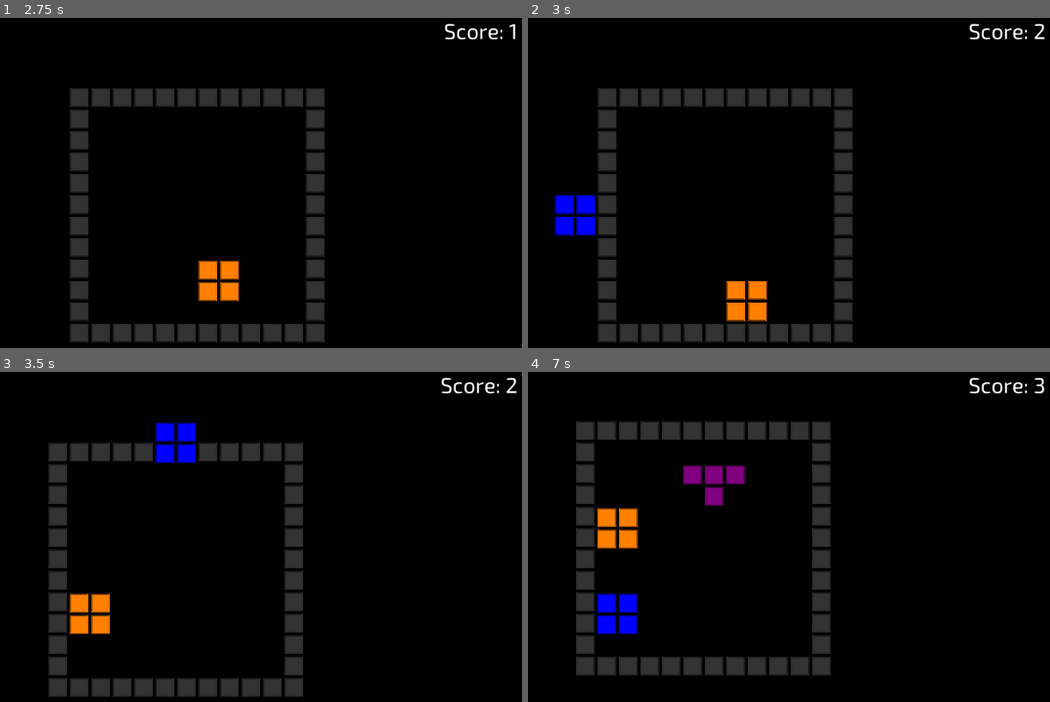
Above: before the commit, frames 1-4 (two rows, left to right).
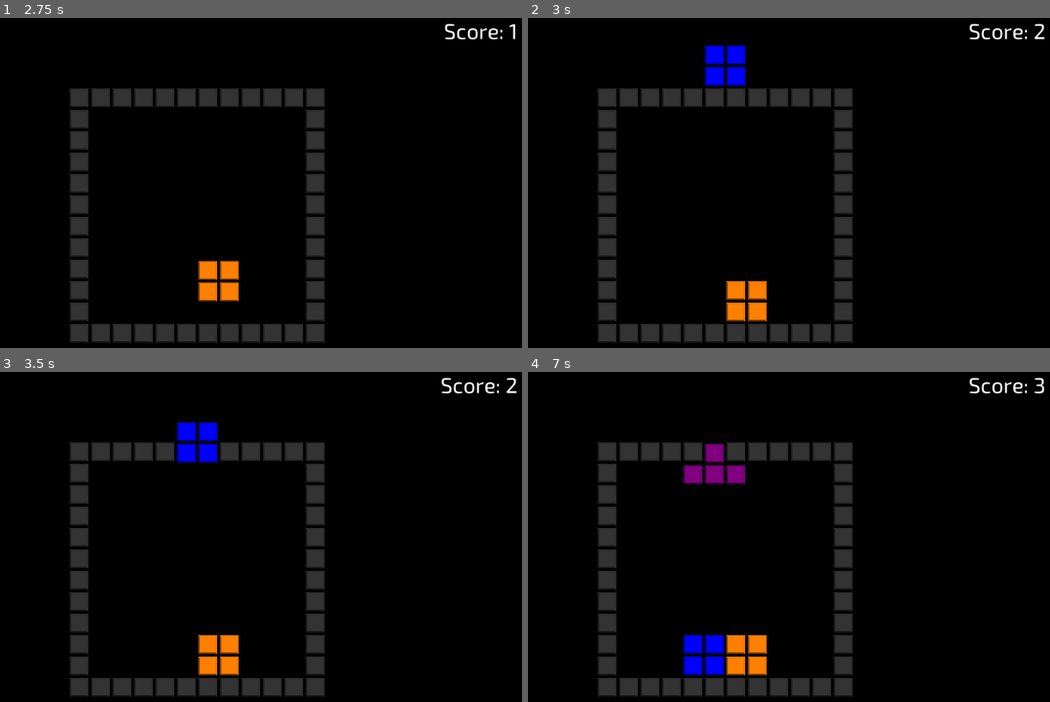
Above: after the commit, the same moments.

Repository: danielcannell/rotatris
Game: Godot game, scene res://Main.tscn
Two runs of this game, one before a commit and one after it. Both use one fixed random seed, a clock stepped at 60 frames per second and the inputs below.
Inputs:
- Up to frame 1 (2.75 s): hold Right (move_right) 0.53-1.28 s; tap Down (rotate_ccw) at 0.6, 2.1 s; hold Left (move_left) 1.28-2.03 s; tap Up (rotate_cw) at 1.35 s; hold Right (move_right) from 2.03 s (still down)
- Up to frame 2 (3 s): keep holding Right (move_right); tap Up (rotate_cw) at 2.85 s
- Up to frame 3 (3.5 s): keep holding Right (move_right)
- Up to frame 4 (7 s): release Right (move_right) at 3.53 s; hold Left (move_left) 3.53-5.78 s; tap Down (rotate_ccw) at 3.6, 5.1, 6.6 s; tap Up (rotate_cw) at 4.35, 5.85 s; hold Right (move_right) from 5.78 s (still down)

Frame 1 is identical in both runs. In frame 2, 1.7% of the frame differs, in the area x 5-42%, y 8-66%; in frame 3, 11%; in frame 4, 18%, in the area x 9-63%, y 14-99%.

Commit message:
Rotate once every 10s

Diff:
--- a/Globals.gd
+++ b/Globals.gd
@@ -34,7 +34,7 @@
 
 
 const TIME_TO_MOVE_1_SQUARE := 0.25
-const MOVES_PER_GRAVITY_CHANGE := int(3 / TIME_TO_MOVE_1_SQUARE)
+const MOVES_PER_GRAVITY_CHANGE := int(10 / TIME_TO_MOVE_1_SQUARE)
 const GRID_HALF_WIDTH := 5
 const GRID_WIDTH := GRID_HALF_WIDTH * 2
 const CAMERA_ROTATION_RATE := 10
